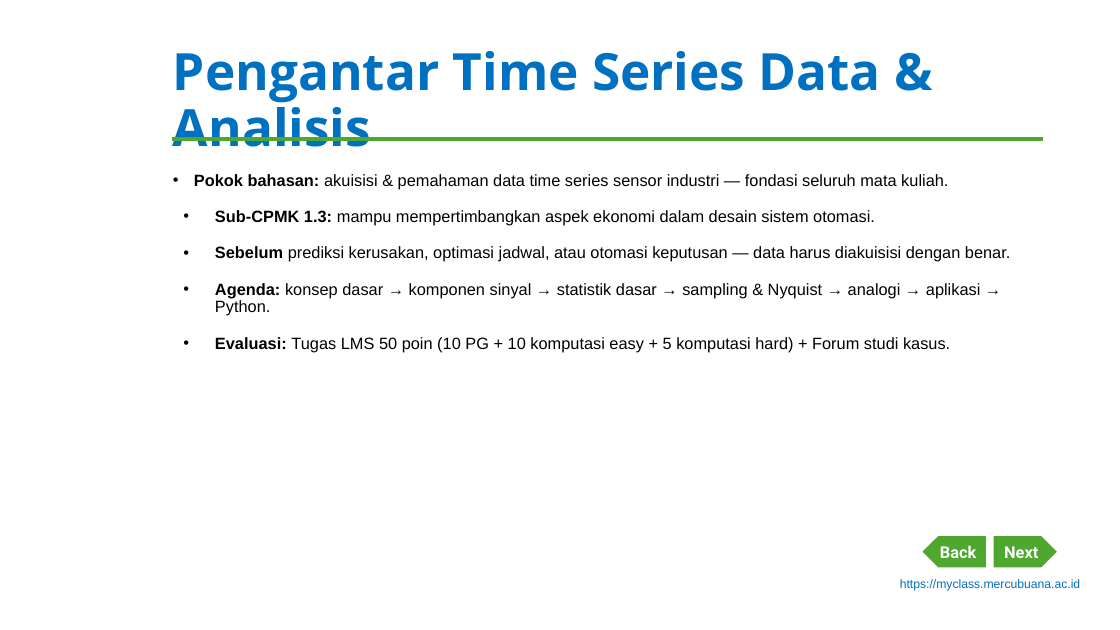
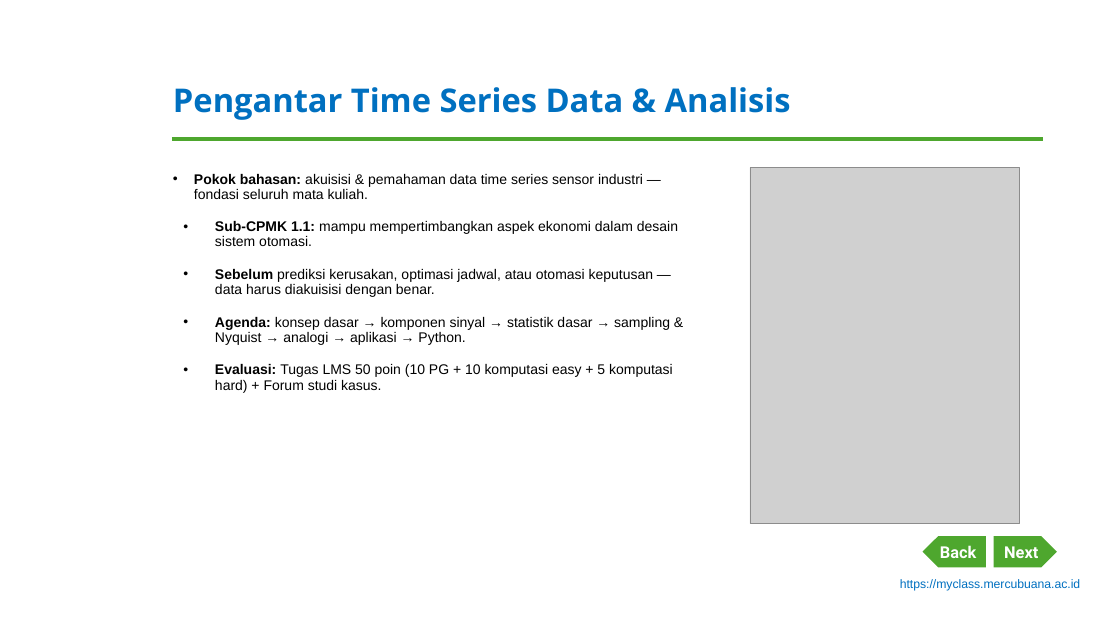
Before and after one commit to dedik-romahadi/Mechanical-Engineering-Courses, a slide deck: slide 2 of Optimalisasi-dan-Automasi/Modul-Word/Modul-1-Pengantar-Time-Series-Data.pptx. Drawn at 1120x630 pixels with LibreOffice and Linux fonts; fonts in the diff are those of the drawing; grey boxes stand for pictures; background and template pictures are left out. Boxes give left, top, right and bottom in pixels: in the first picture for what was removed or moved away, otherwise in the second. Text is boxed around its words. In the diff, an @@ line names an element or a change of style, - is before the commit and + after.

```diff
--- a/Optimalisasi-dan-Automasi/Modul-Word/Modul-1-Pengantar-Time-Series-Data.pptx
+++ b/Optimalisasi-dan-Automasi/Modul-Word/Modul-1-Pengantar-Time-Series-Data.pptx
@@ title "Pengantar Time Series Data & ..." at bbox=[173, 87, 791, 120]: size 44 to 28 pt @@
@@ text at bbox=[194, 174, 673, 393]: size 14 to 12 pt in "Pokok bahasan: akuisisi & pemahaman data time ...", "Sebelum prediksi kerusakan, optimasi jadwal, atau otomasi ...", "Agenda: konsep dasar → komponen sinyal → ...", "Evaluasi: Tugas LMS 50 poin (10 PG ..."; less space between paragraphs @@
@@ picture added at bbox=[750, 168, 1020, 524] @@
@@ text at bbox=[215, 221, 678, 246]: text changed; size 14 to 12 pt @@
-• Sub-CPMK 1.3: mampu mempertimbangkan aspek ekonomi dalam desain sistem otomasi.
+• Sub-CPMK 1.1: mampu mempertimbangkan aspek ekonomi dalam desain sistem otomasi.
```
Also in this commit, not shown: 9 other slides changed, 2 other files.
